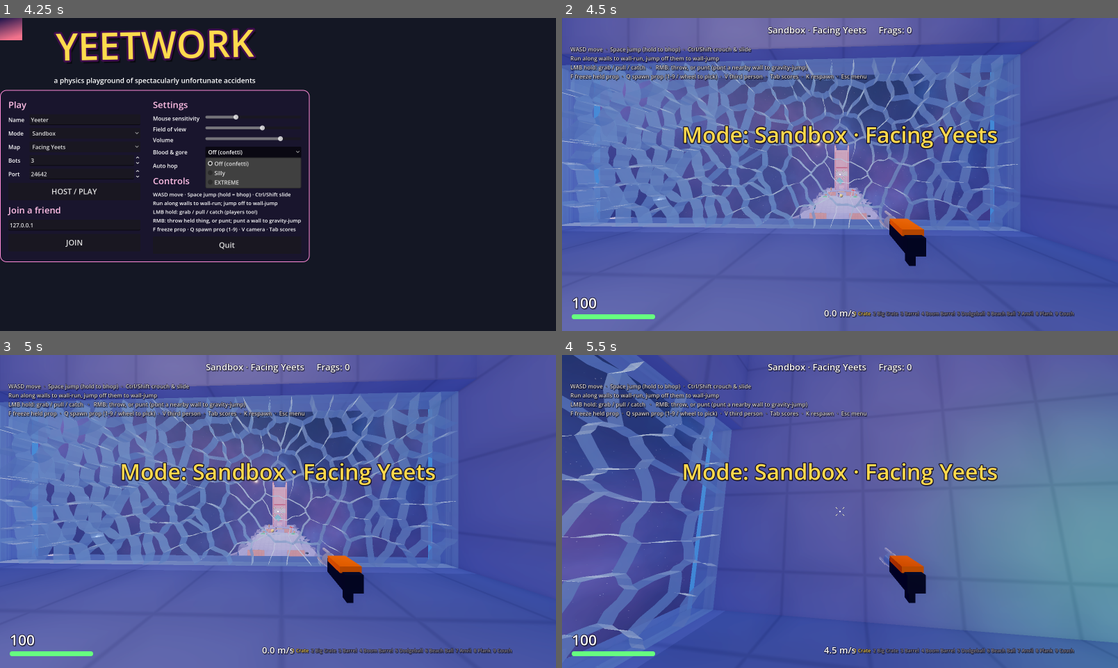
Above: before the commit, frames 1-4 (two rows, left to right).
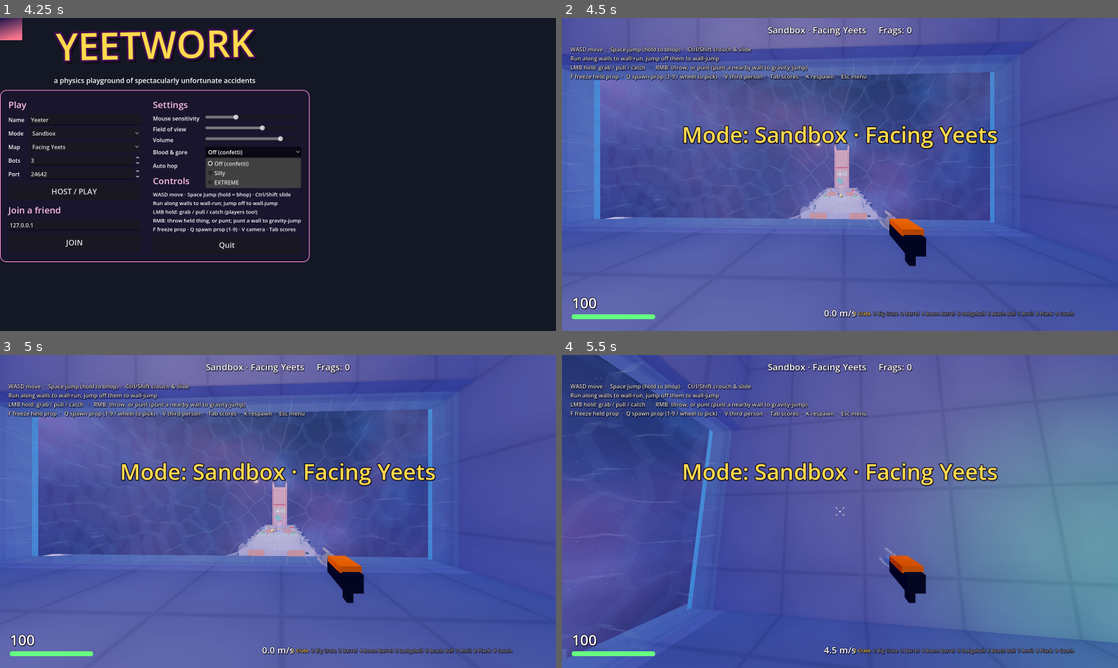
Above: after the commit, the same moments.

Repository: badsadcode/yeetwork
Game: Godot game, scene res://main.tscn
The game is run twice, just before and just after one commit, with the same random seed, the same clock (stepped at 60 frames per second) and the same inputs.
Inputs (mouse positions are in pixels of both pictures, inside the frame that each line leads up to):
- Up to frame 1 (4.25 s): click "Sandbox" at 0.5 s; click "Facing Yeets" at 1.25 s; click "Silly" at 2 s; click "Hold jump to bunny hop" at 2.75 s; click "Off (confetti)" at 3.5 s
- Up to frame 2 (4.5 s): click "HOST / PLAY" at 4.25 s
- Up to frame 3 (5 s): no input
- Up to frame 4 (5.5 s): tap Enter at 5 s; move the mouse to (867, 511) at 5.02 s; hold W (move_forward) from 5.03 s (still down); hold Ctrl (crouch) from 5.03 s (still down); click (867, 511) at 5.17 s; tap Space (jump) at 5.27 s

Frame 1 is identical in both runs. In frame 2, 16% of the frame differs, in the area x 0-83%, y 11-68%; in frame 3, 16%; in frame 4, 6.6%.

Commit message:
Hide internal glass seams
Co-Authored-By: Claude Opus 5.5 <noreply@anthropic.com>
Claude-Session: https://claude.ai/code/session_0158inPvinANtwyDsJ2ShGXm

Diff:
--- a/scripts/world/mats.gd
+++ b/scripts/world/mats.gd
@@ -31,7 +31,7 @@
 	var m: Material
 	if material == "glass":
 		var g := StandardMaterial3D.new()
-		g.albedo_color = Color(0.75, 0.95, 1.0, 0.28) if not inner else Color(0.85, 1.0, 1.0, 0.6)
+		g.albedo_color = Color(0.75, 0.95, 1.0, 0.28) if not inner else Color(0.85, 1.0, 1.0, 0.06)
 		g.transparency = BaseMaterial3D.TRANSPARENCY_ALPHA
 		g.roughness = 0.05
 		g.metallic_specular = 0.9
